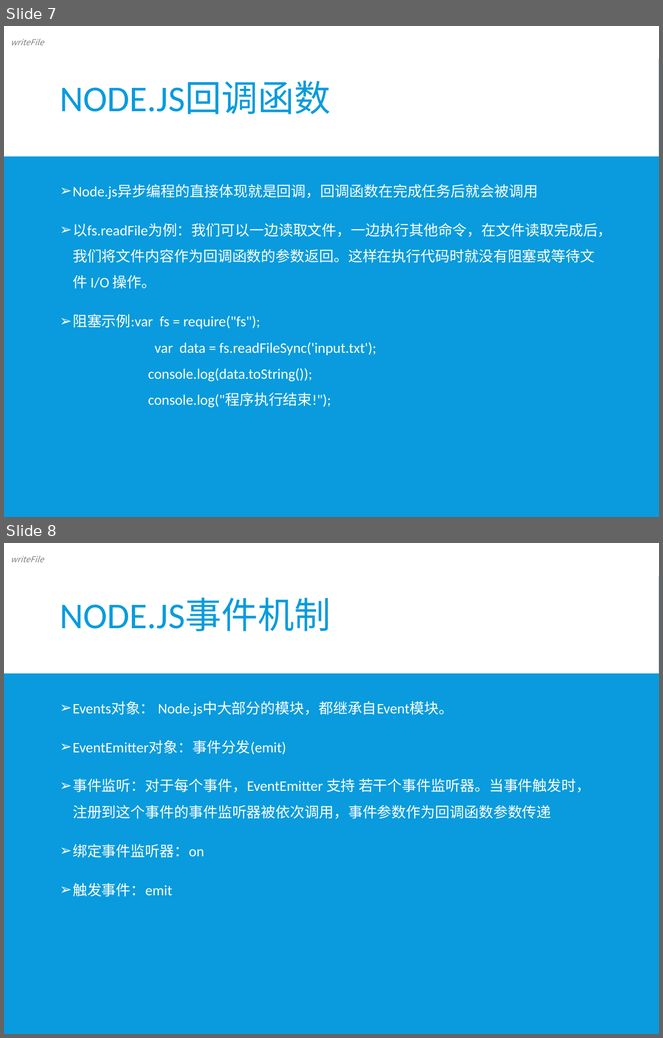
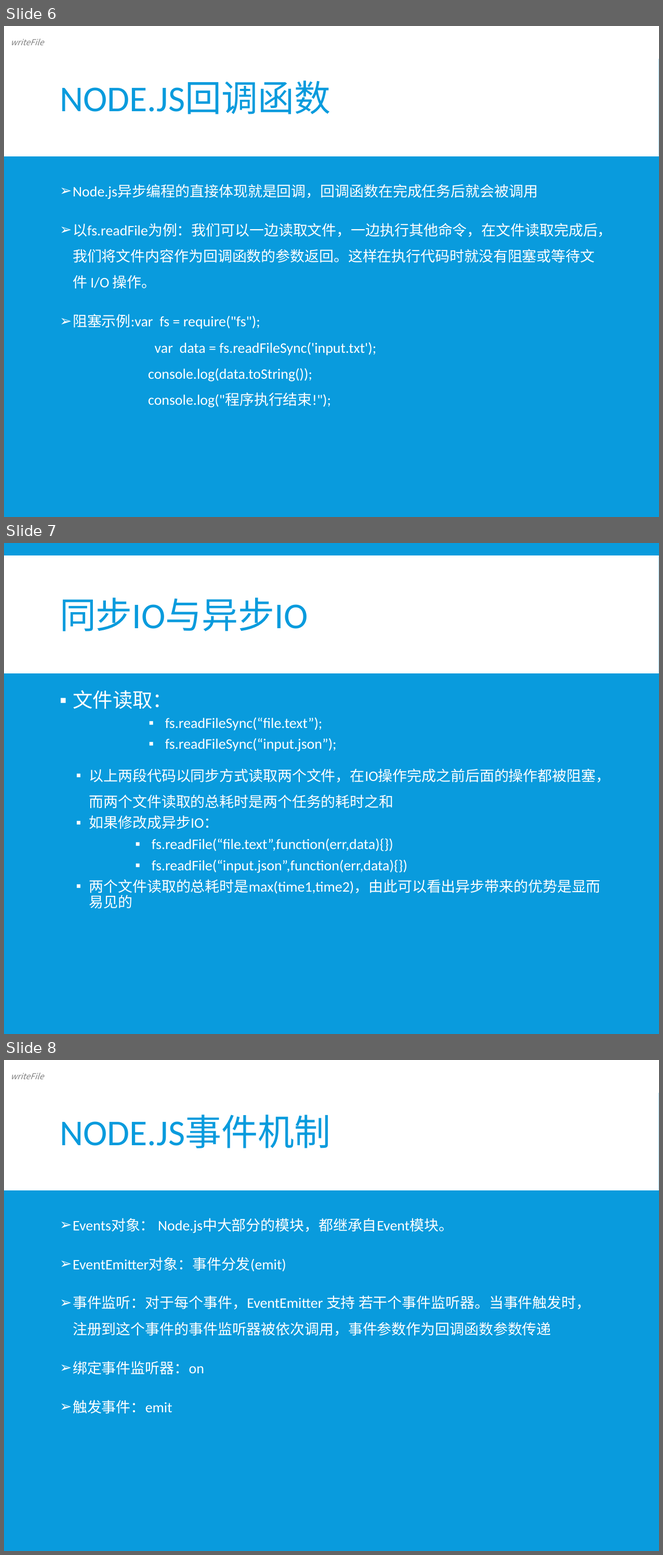
Before and after one commit to xiayu1986/webLearn, a slide deck: mix/技术分享/NODE技术分享.pptx. Shown one above the other, each under a label of ours: slides 7 and 8 before the commit, slides 6, 7 and 8 after it. The pictures are 663x1038 and 663x1555 pixels, drawn with LibreOffice and Linux fonts; fonts in the diff are those of the drawing. Boxes give left, top, right and bottom in pixels: in the first picture for what was removed or moved away, otherwise in the second. Text is boxed around its words. In the diff, an @@ line names an element or a change of style, - is before the commit and + after.

```diff
--- a/mix/技术分享/NODE技术分享.pptx
+++ b/mix/技术分享/NODE技术分享.pptx
@@ slide 7 added at (4,543,659,1034), background #099BDD; not listed: 1 template element that a slide beside it also shows @@
@@ title added at (60,598,308,631), 40 pt, text #099BDD @@
+同步IO与异步IO
@@ text added at (73,690,611,909), 16 pt, text #FFFFFF @@
+▪ 文件读取：
+            ▪ fs.readFileSync(“file.text”);
+            ▪ fs.readFileSync(“input.json”);
+  ▪ 以上两段代码以同步方式读取两个文件，在IO操作完成之前后面的操作都被阻塞，而两个文件读取的总耗时是两个任务的耗时之和
+  ▪ 如果修改成异步IO：
+          ▪ fs.readFile(“file.text”,function(err,data){})
+          ▪ fs.readFile(“input.json”,function(err,data){})
+  ▪ 两个文件读取的总耗时是max(time1,time2)，由此可以看出异步带来的优势是显而易见的
@@ what was slide 7 is now slide 6 @@
```
Also in this commit, not shown: 3 slides changed, 2 other slides added, 1 slide removed, 1 other file.
